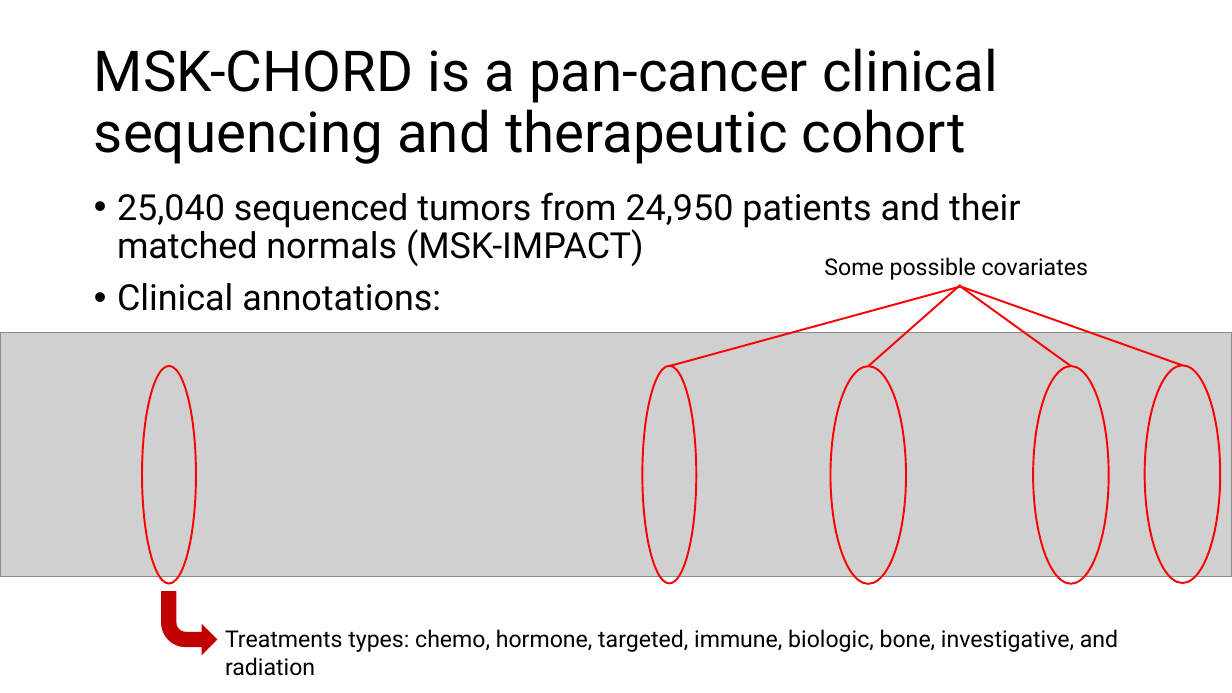
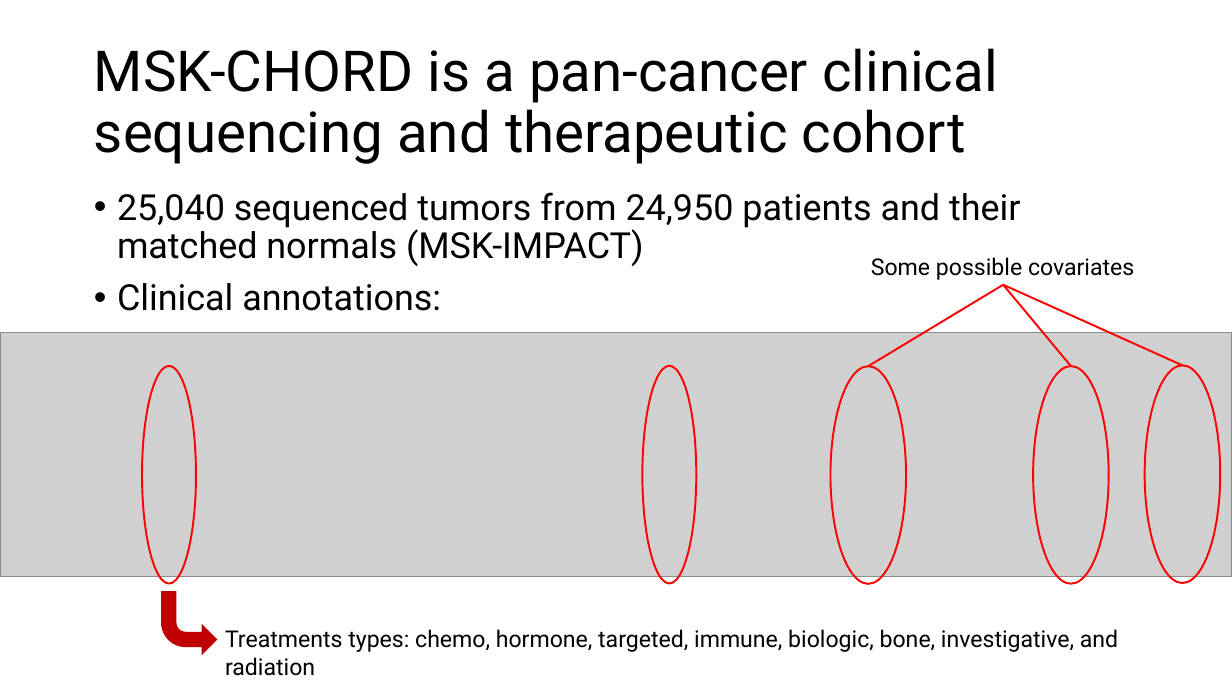
Before and after one commit to Hammerb88/AI-Health-Project, a slide deck: slide 6 of Demo 1.pptx. Drawn at 1232x693 pixels with LibreOffice and Linux fonts; fonts in the diff are those of the drawing; grey boxes stand for pictures. Boxes give left, top, right and bottom in pixels: in the first picture for what was removed or moved away, otherwise in the second. Text is boxed around its words. In the diff, an @@ line names an element or a change of style, - is before the commit and + after.

Commit message:
updated presentation

```diff
--- a/Demo 1.pptx
+++ b/Demo 1.pptx
@@ text "Some possible covariates": place and size @@
-text "Some possible covariates" at bbox=[824, 257, 1088, 280]
+text "Some possible covariates" at bbox=[871, 257, 1134, 280]
@@ line removed from (669, 366) to (961, 287) @@
@@ line moved from (869, 366) - (961, 285) to (869, 366) - (1004, 285) @@
@@ line moved from (1183, 365) - (961, 287) to (1183, 365) - (1004, 285) @@
@@ line moved from (1071, 366) - (961, 287) to (1071, 366) - (1004, 285) @@
```
Also in this commit, not shown: 1 other slide changed.
